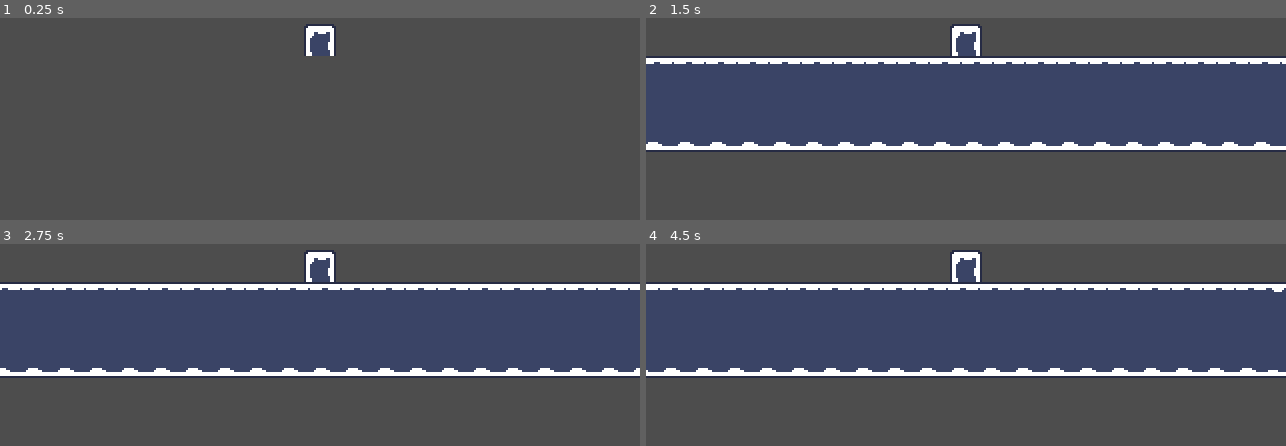
Above: before the commit, frames 1-4 (two rows, left to right).
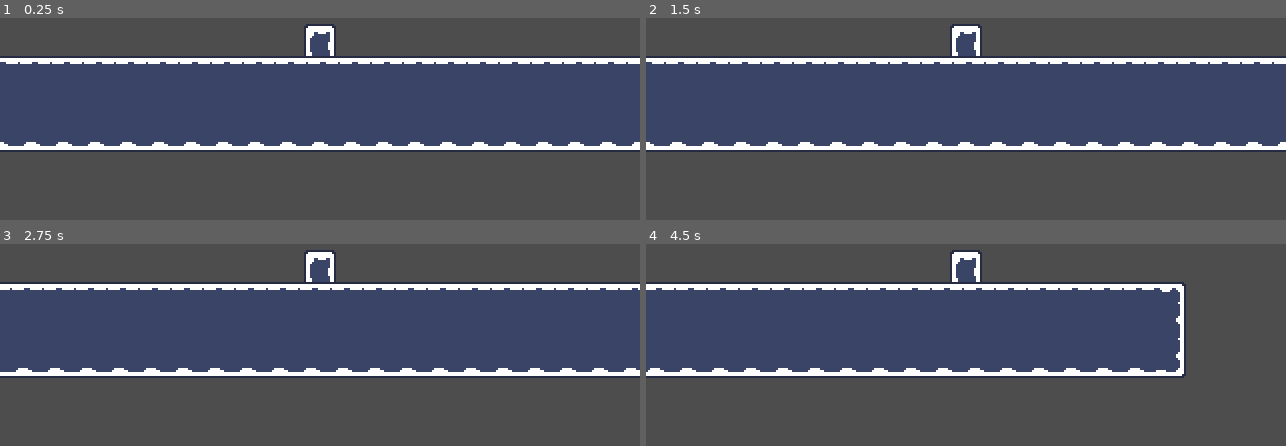
Above: after the commit, the same moments.

Repository: Ninesliced/ludumdare-57
Game: Godot game, scene res://scenes/goyo_scene.tscn
The game is run twice, just before and just after one commit, with the same random seed, the same clock (stepped at 60 frames per second) and the same inputs. This scene is started directly instead of the project's main scene. The engine's default icon, where the game draws it, is replaced by a stand-in: a white triangle on a blue panel in a dark square.
Inputs:
- Up to frame 1 (0.25 s): no input
- Up to frame 2 (1.5 s): hold D (right) from 0.53 s (still down); tap J (burrow, bound only after the commit) at 0.6 s; tap Space (jump) at 0.77, 0.8, 1.07, 1.35 s; tap Enter at 1.25 s
- Up to frame 3 (2.75 s): tap Space (jump) at 1.52, 1.82, 2, 2.3 s; tap J (burrow, bound only after the commit) at 1.55, 2.1 s; release D (right) at 2.03 s; hold A (left) from 2.03 s (still down)
- Up to frame 4 (4.5 s): tap Enter at 2.75 s; release A (left) at 2.78 s; hold D (right) 2.78-4.28 s; tap J (burrow, bound only after the commit) at 2.85, 4.35 s; tap Space (jump) at 3.02, 3.32, 3.5, 3.6, 3.77, 4.07 s; hold A (left) from 4.28 s (still down)

The runs differ from the first frame. In frame 1, 48% of the frame differs, in the area x 0-100%, y 18-67%; in frame 2, 1.5%; in frame 3, 1.7%; in frame 4, 9.4%.

Commit message:
ADD burrow functionnality to player, player can now burrow when pressing x and being on "collision"

Diff:
--- a/project.godot
+++ b/project.godot
@@ -34,6 +34,18 @@
 "events": [Object(InputEventKey,"resource_local_to_scene":false,"resource_name":"","device":-1,"window_id":0,"alt_press …(195 unchanged characters)…
 ]
 }
+up={
+"deadzone": 0.2,
+"events": [Object(InputEventKey,"resource_local_to_scene":false,"resource_name":"","device":-1,"window_id":0,"alt_pressed":false,"shift_pressed":false,"ctrl_pressed":false,"meta_pressed":false,"pressed":false,"keycode":0,"physical_keycode":4194320,"key_label":0,"unicode":0,"location":0,"echo":false,"script":null)
+, Object(InputEventKey,"resource_local_to_scene":false,"resource_name":"","device":-1,"window_id":0,"alt_pressed":false,"shift_pressed":false,"ctrl_pressed":false,"meta_pressed":false,"pressed":false,"keycode":0,"physical_keycode":87,"key_label":0,"unicode":122,"location":0,"echo":false,"script":null)
+]
+}
+down={
+"deadzone": 0.2,
+"events": [Object(InputEventKey,"resource_local_to_scene":false,"resource_name":"","device":-1,"window_id":0,"alt_pressed":false,"shift_pressed":false,"ctrl_pressed":false,"meta_pressed":false,"pressed":false,"keycode":0,"physical_keycode":4194322,"key_label":0,"unicode":0,"location":0,"echo":false,"script":null)
+, Object(InputEventKey,"resource_local_to_scene":false,"resource_name":"","device":-1,"window_id":0,"alt_pressed":false,"shift_pressed":false,"ctrl_pressed":false,"meta_pressed":false,"pressed":false,"keycode":0,"physical_keycode":83,"key_label":0,"unicode":115,"location":0,"echo":false,"script":null)
+]
+}
 right={
 "deadzone": 0.2,
 "events": [Object(InputEventKey,"resource_local_to_scene":false,"resource_name":"","device":-1,"window_id":0,"alt_press …(192 unchanged characters)…
@@ -52,6 +64,17 @@
 , Object(InputEventKey,"resource_local_to_scene":false,"resource_name":"","device":-1,"window_id":0,"alt_pressed":false …(182 unchanged characters)…
 ]
 }
+burrow={
+"deadzone": 0.2,
+"events": [Object(InputEventKey,"resource_local_to_scene":false,"resource_name":"","device":-1,"window_id":0,"alt_pressed":false,"shift_pressed":false,"ctrl_pressed":false,"meta_pressed":false,"pressed":false,"keycode":0,"physical_keycode":74,"key_label":0,"unicode":106,"location":0,"echo":false,"script":null)
+, Object(InputEventKey,"resource_local_to_scene":false,"resource_name":"","device":-1,"window_id":0,"alt_pressed":false,"shift_pressed":false,"ctrl_pressed":false,"meta_pressed":false,"pressed":false,"keycode":0,"physical_keycode":88,"key_label":0,"unicode":120,"location":0,"echo":false,"script":null)
+]
+}
+
+[layer_names]
+
+2d_physics/layer_1="Burrowable"
+2d_physics/layer_2="Wall"
 
 [rendering]
 
--- /dev/null
+++ b/scenes/entities/player/components/player_burrowed_component.gd
@@ -0,0 +1,24 @@
+extends PlayerMovement
+class_name PlayerBurrowedComponent
+
+@export var rotation_speed: float = 600.0
+@export var move_speed : float = 200.0
+var current_direction: Vector2 = Vector2.ZERO
+var last_input_vector: Vector2 = Vector2.ZERO
+
+func set_current_direction(direction: Vector2) -> void:
+	current_direction = direction
+
+func physics_process(delta: float) -> void:
+	var velocity = player.velocity
+	var input_vector = get_input()
+
+	if input_vector != Vector2.ZERO:
+		last_input_vector = input_vector
+
+	current_direction = current_direction.move_toward(last_input_vector, rotation_speed * delta)
+		# current_direction = input_vector.normalized()
+	velocity = velocity.move_toward(current_direction * move_speed, rotation_speed * delta)
+
+	player.velocity = velocity
+	pass
--- /dev/null
+++ b/scenes/entities/player/components/player_burrowed_component.tscn
@@ -0,0 +1,6 @@
+[gd_scene load_steps=2 format=3 uid="uid://cftaabj0iyqv5"]
+
+[ext_resource type="Script" uid="uid://dju6jetuf4m8v" path="res://scenes/entities/player/components/player_burrowed_component.gd" id="1_dknm6"]
+
+[node name="PlayerBurrowedComponent" type="Node"]
+script = ExtResource("1_dknm6")
--- /dev/null
+++ b/scenes/entities/player/components/player_ground_movement_component.gd
@@ -0,0 +1,69 @@
+extends PlayerMovement
+
+class_name PlayerGroundMovement
+
+var _enable_movement: bool = true
+
+@export var move_speed: float = 80.0
+@export var acceleration: float = 80 * 12
+@export var deceleration: float = 80 * 12
+
+@export var jump_height: float = 24.0
+@export var jump_time_to_peak: float = 0.4
+@export var jump_time_to_descent: float = 0.3
+
+@onready var jump_velocity: float = -(2.0 * jump_height) / jump_time_to_peak
+@onready var jump_gravity: float = (-2.0 * jump_height) / (jump_time_to_peak * jump_time_to_peak)
+@onready var fall_gravity: float = (-2.0 * jump_height) / (jump_time_to_descent * jump_time_to_descent)
+
+
+
+var gravity_enabled: bool = true
+
+func _ready() -> void:
+	pass
+
+func set_enable_movement(enable: bool) -> void:
+	_enable_movement = enable
+
+func physics_process(delta: float) -> void:
+	if not _enable_movement:
+		return
+	var velocity = player.velocity
+
+
+	velocity.x = _handle_movement(velocity, delta)
+	if gravity_enabled:
+		velocity.y -= get_gravity(velocity) * delta
+
+	if Input.is_action_just_pressed("jump"):
+		player.request_jump()
+	if player.jump_requested and player.is_on_floor():
+		velocity.y = _jump(velocity)
+
+	if Input.is_action_just_released("jump") and velocity.y < 0.0:
+		velocity.y = velocity.y * 0.5
+
+	player.velocity = velocity
+
+
+
+
+func get_gravity(velocity) -> float:
+	return jump_gravity if velocity.y < 0.0 else fall_gravity
+
+## JUMP functionnality
+
+func _jump(velocity: Vector2) -> float:
+	velocity.y = jump_velocity
+	return velocity.y
+
+
+
+func _handle_movement(velocity: Vector2, delta: float) -> float:
+	var input_vector = get_input()
+	if input_vector.x != 0:
+		velocity.x = velocity.move_toward(input_vector * move_speed, acceleration * delta).x
+	else:
+		velocity.x = velocity.move_toward(Vector2.ZERO, deceleration * delta).x
+	return velocity.x
--- a/scenes/entities/player/components/player_ground_movement_component.tscn
+++ b/scenes/entities/player/components/player_ground_movement_component.tscn
@@ -1,6 +1,6 @@
 [gd_scene load_steps=2 format=3 uid="uid://5ukx8xklkin4"]
 
-[ext_resource type="Script" uid="uid://0xej8ec4n72u" path="res://scenes/entities/player/components/player_movement_component.gd" id="1_bp1d5"]
+[ext_resource type="Script" uid="uid://0xej8ec4n72u" path="res://scenes/entities/player/components/player_ground_movement_component.gd" id="1_bp1d5"]
 
 [node name="PlayerGroundMovementComponent" type="Node"]
 script = ExtResource("1_bp1d5")
--- a/scenes/entities/player/components/player_movement_component.gd
+++ b/scenes/entities/player/components/player_movement_component.gd
@@ -1,72 +1,21 @@
 extends Node
 
-class_name PlayerGroundMovement
+class_name PlayerMovement
 
 @export var player : Player = null
 
-var _enable_movement: bool = true
-
-@export var move_speed: float = 80.0
-@export var acceleration: float = 80 * 12
-@export var deceleration: float = 80 * 12
-
-@export var jump_height: float = 24.0
-@export var jump_time_to_peak: float = 0.4
-@export var jump_time_to_descent: float = 0.3
-
-@onready var jump_velocity: float = -(2.0 * jump_height) / jump_time_to_peak
-@onready var jump_gravity: float = (-2.0 * jump_height) / (jump_time_to_peak * jump_time_to_peak)
-@onready var fall_gravity: float = (-2.0 * jump_height) / (jump_time_to_descent * jump_time_to_descent)
+func physics_process(delta: float) -> void:
+	pass
 
 
-
-var gravity_enabled: bool = true
-
-func _ready() -> void:
-	pass
-
-func set_enable_movement(enable: bool) -> void:
-	_enable_movement = enable
-
-func physics_process(delta: float) -> void:
-	if not _enable_movement:
-		return
-	var velocity = player.velocity
-
-
-	velocity.x = _handle_movement(velocity, delta)
-	if gravity_enabled:
-		velocity.y -= get_gravity(velocity) * delta
-
-	if Input.is_action_just_pressed("_jump"):
-		player.request_jump()
-	if player.jump_requested and player.is_on_floor():
-		velocity.y = _jump(velocity)
-
-	if Input.is_action_just_released("_jump") and velocity.y < 0.0:
-		velocity.y = velocity.y * 0.5
-
-	player.velocity = velocity
-
-
-
-
-func get_gravity(velocity) -> float:
-	return jump_gravity if velocity.y < 0.0 else fall_gravity
-
-## JUMP functionnality
-
-func _jump(velocity: Vector2) -> float:
-	velocity.y = jump_velocity
-	return velocity.y
-
-
-
-func _handle_movement(velocity: Vector2, delta: float) -> float:
+func get_input() -> Vector2:
 	var input_vector = Vector2.ZERO
-	input_vector.x = Input.get_axis("left", "right")
-	if input_vector.x != 0:
-		velocity.x = velocity.move_toward(input_vector * move_speed, acceleration * delta).x
-	else:
-		velocity.x = velocity.move_toward(Vector2.ZERO, deceleration * delta).x
-	return velocity.x
+	if Input.is_action_pressed("right"):
+		input_vector.x += 1
+	if Input.is_action_pressed("left"):
+		input_vector.x -= 1
+	if Input.is_action_pressed("down"):
+		input_vector.y += 1
+	if Input.is_action_pressed("up"):
+		input_vector.y -= 1
+	return input_vector.normalized()
--- /dev/null
+++ b/scenes/entities/player/components/player_movement_component.tscn
@@ -0,0 +1,6 @@
+[gd_scene load_steps=2 format=3 uid="uid://cviqldhv3ycp5"]
+
+[ext_resource type="Script" uid="uid://755rkdgrfcun" path="res://scenes/entities/player/components/player_movement_component.gd" id="1_khmyv"]
+
+[node name="PlayerMovement_tscn" type="Node"]
+script = ExtResource("1_khmyv")
--- /dev/null
+++ b/scenes/entities/player/grounded_detector.gd
@@ -0,0 +1,18 @@
+extends Area2D
+
+class_name GroundedDetector
+
+var _is_grounded: bool = false
+
+func is_grounded() -> bool:
+    return _is_grounded
+
+
+func _on_body_entered(body:Node2D) -> void:
+    _is_grounded = true
+    pass # Replace with function body.
+
+
+func _on_body_exited(body:Node2D) -> void:
+    _is_grounded = false
+    pass # Replace with function body.
--- a/scenes/entities/player/player.gd
+++ b/scenes/entities/player/player.gd
@@ -1,34 +1,75 @@
 extends CharacterBody2D
 class_name Player
+
+@onready var grounded_detector: GroundedDetector = %GroundedDetector
 
 var jump_requested: bool = false
 var coyote_timer: Timer = null
 @export var coyote_time: float = 0.1
 
+var burrow_requested: bool = false
+var burrow_timer: Timer = null
+@export var burrow_time: float = 0.1
+
+var velocity_before_collision : Vector2 = Vector2.ZERO
+
 func _ready():
-    coyote_timer = Timer.new()
-    coyote_timer.wait_time = coyote_time
-    coyote_timer.one_shot = true
-    coyote_timer.timeout.connect(disable_coyote)
-    add_child(coyote_timer)
-    pass
+	_set_coyote()
+	_set_burrow_buffer()
+	pass
 
 func _process(delta):
-    pass
+	pass
 
 func _physics_process(delta):
-    move_and_slide()
-    pass
+	if !is_colliding():
+		velocity_before_collision = velocity
+	move_and_slide()
+
+	pass
+
+func is_colliding() -> bool: ## TEMPORARY
+	var grounded_detector_collisioned = grounded_detector.is_grounded()
+	var player_collisioned = (is_on_floor() or is_on_wall() or is_on_ceiling())
+	return player_collisioned or grounded_detector_collisioned
 
 
+func _set_burrow_buffer():
+	burrow_timer = Timer.new()
+	burrow_timer.wait_time = burrow_time
+	burrow_timer.one_shot = true
+	burrow_timer.timeout.connect(_disable_burrow)
+	add_child(burrow_timer)
+
+func request_burrow() -> void:
+	burrow_requested = true
+	if not burrow_timer.is_stopped():
+		burrow_timer.start()
+	else:
+		burrow_timer.stop()
+		burrow_timer.start()
+
+func _disable_burrow():
+	burrow_timer.stop()
+	burrow_requested = false
+
+#### JUMP
+
+func _set_coyote():
+	coyote_timer = Timer.new()
+	coyote_timer.wait_time = coyote_time
+	coyote_timer.one_shot = true
+	coyote_timer.timeout.connect(_disable_coyote)
+	add_child(coyote_timer)
+
 func request_jump() -> void:
-    jump_requested = true
-    if not coyote_timer.is_stopped():
-        coyote_timer.start()
-    else:
-        coyote_timer.stop()
-        coyote_timer.start()
+	jump_requested = true
+	if not coyote_timer.is_stopped():
+		coyote_timer.start()
+	else:
+		coyote_timer.stop()
+		coyote_timer.start()
 
-func disable_coyote():
-    coyote_timer.stop()
-    jump_requested = false
+func _disable_coyote():
+	coyote_timer.stop()
+	jump_requested = false
--- a/scenes/entities/player/player.tscn
+++ b/scenes/entities/player/player.tscn
@@ -1,17 +1,22 @@
-[gd_scene load_steps=9 format=3 uid="uid://tagu2jmfaknx"]
+[gd_scene load_steps=12 format=3 uid="uid://tagu2jmfaknx"]
 
 [ext_resource type="Texture2D" uid="uid://b1ys7nh5k6woe" path="res://assets/images/frost_spritesheet_16_globs.png" id="1_1hmtu"]
 [ext_resource type="Script" uid="uid://cowhc0ik2u772" path="res://scenes/entities/player/player.gd" id="1_58kc7"]
 [ext_resource type="PackedScene" uid="uid://5ukx8xklkin4" path="res://scenes/entities/player/components/player_ground_movement_component.tscn" id="2_635qg"]
 [ext_resource type="PackedScene" uid="uid://b62c81khntjjv" path="res://addons/state_machine/state_machine.tscn" id="4_bj7e2"]
 [ext_resource type="PackedScene" uid="uid://dbph4hfobefpw" path="res://addons/state_machine/state.tscn" id="5_1murt"]
+[ext_resource type="PackedScene" uid="uid://cftaabj0iyqv5" path="res://scenes/entities/player/components/player_burrowed_component.tscn" id="6_1murt"]
 [ext_resource type="Script" uid="uid://c3g8y5730vrjl" path="res://scenes/entities/player/states/borrowed.gd" id="6_5sj0x"]
 [ext_resource type="Script" uid="uid://j8o233wa8k7s" path="res://scenes/entities/player/states/grounded.gd" id="7_ovg4i"]
+[ext_resource type="Script" uid="uid://bbtpx3uely5l6" path="res://scenes/entities/player/grounded_detector.gd" id="9_5sj0x"]
 
 [sub_resource type="RectangleShape2D" id="RectangleShape2D_1hmtu"]
 size = Vector2(16, 16)
 
+[sub_resource type="RectangleShape2D" id="RectangleShape2D_5sj0x"]
+
 [node name="Player" type="CharacterBody2D"]
+collision_mask = 3
 script = ExtResource("1_58kc7")
 
 [node name="FrostSpritesheet16Globs" type="Sprite2D" parent="."]
@@ -21,14 +26,22 @@
 frame = 4
 
 [node name="CollisionShape2D" type="CollisionShape2D" parent="."]
+visible = false
 shape = SubResource("RectangleShape2D_1hmtu")
 
 [node name="StateMachine" parent="." node_paths=PackedStringArray("initial_state", "entity") instance=ExtResource("4_bj7e2")]
 initial_state = NodePath("Grounded")
 entity = NodePath("..")
 
-[node name="Borrowed" parent="StateMachine" instance=ExtResource("5_1murt")]
+[node name="Burrowed" parent="StateMachine" node_paths=PackedStringArray("playerBurrowedComponent", "collisionShape", "groundedDetector") instance=ExtResource("5_1murt")]
 script = ExtResource("6_5sj0x")
+playerBurrowedComponent = NodePath("PlayerBurrowedComponent")
+collisionShape = NodePath("../../CollisionShape2D")
+groundedDetector = NodePath("../../GroundedDetector")
+
+[node name="PlayerBurrowedComponent" parent="StateMachine/Burrowed" node_paths=PackedStringArray("player") instance=ExtResource("6_1murt")]
+move_speed = 100.0
+player = NodePath("../../..")
 
 [node name="Grounded" parent="StateMachine" node_paths=PackedStringArray("player", "playerGroundMovement") instance=ExtResource("5_1murt")]
 script = ExtResource("7_ovg4i")
@@ -37,3 +50,15 @@
 
 [node name="PlayerGroundMovementComponent" parent="StateMachine/Grounded" node_paths=PackedStringArray("player") instance=ExtResource("2_635qg")]
 player = NodePath("../../..")
+
+[node name="GroundedDetector" type="Area2D" parent="."]
+unique_name_in_owner = true
+collision_mask = 3
+script = ExtResource("9_5sj0x")
+
+[node name="CollisionShape" type="CollisionShape2D" parent="GroundedDetector"]
+shape = SubResource("RectangleShape2D_5sj0x")
+debug_color = Color(0.616123, 0.525215, 0.30918, 0.42)
+
+[connection signal="body_entered" from="GroundedDetector" to="GroundedDetector" method="_on_body_entered"]
+[connection signal="body_exited" from="GroundedDetector" to="GroundedDetector" method="_on_body_exited"]
--- a/scenes/entities/player/states/borrowed.gd
+++ b/scenes/entities/player/states/borrowed.gd
@@ -1 +1,36 @@
 extends State
+
+@export var playerBurrowedComponent: PlayerBurrowedComponent = null
+@export var collisionShape: CollisionShape2D = null
+@export var groundedDetector : GroundedDetector = null
+
+var direction: Vector2 = Vector2.ZERO
+
+func enter():
+	if !entity is Player:
+		print("error: entity is not a Player")
+		return
+	var player = entity as Player
+	direction = player.velocity
+	direction = direction.normalized()
+
+	var angle = rad_to_deg(direction.angle())
+	var roundedAngle = round(angle / 45) * 45
+	angle = deg_to_rad(roundedAngle)
+	direction = Vector2(cos(angle), sin(angle))
+
+	playerBurrowedComponent.last_input_vector = direction
+
+	player.collision_mask = 2
+	print("keep keep_velocity")
+	player.velocity = player.velocity_before_collision
+	print(player.velocity)
+	pass
+
+
+func physic_process(delta: float) -> void:
+	playerBurrowedComponent.physics_process(delta)
+	if (not groundedDetector.is_grounded()):
+		emit_signal("state_finished", self, "grounded")
+		return
+	pass
--- a/scenes/entities/player/states/grounded.gd
+++ b/scenes/entities/player/states/grounded.gd
@@ -6,6 +6,7 @@
 @export var playerGroundMovement : PlayerGroundMovement = null
 
 func enter() -> void:
+    entity.collision_mask = 3
     pass
 
 func process(delta: float) -> void:
@@ -13,4 +14,11 @@
 
 func physic_process(delta: float) -> void:
     playerGroundMovement.physics_process(delta)
+    if Input.is_action_just_pressed("burrow"):
+        player.request_burrow()
+        return
+    if player.burrow_requested and player.is_colliding():
+        print("burrowed")
+        emit_signal("state_finished", self, "burrowed")
+        return
     pass
--- a/scenes/goyo_scene.tscn
+++ b/scenes/goyo_scene.tscn
@@ -148,11 +148,11 @@
 
 [node name="GoyoScene" type="Node2D"]
 
-[node name="Player" parent="." instance=ExtResource("1_413f7")]
-position = Vector2(31, 34)
-
-[node name="Camera2D" type="Camera2D" parent="Player"]
-
 [node name="TileMapLayer" type="TileMapLayer" parent="."]
 tile_map_data = PackedByteArray("AADy/wkAAAAFAAAAAADy/woAAAAFAAEAAADy/wsAAAAFAAIAAADz/wkAAAAGAAAAAADz/woAAAAGAAEAAADz/w …(1696 unchanged characters)…
 tile_set = SubResource("TileSet_fe4wb")
+
+[node name="Player" parent="." instance=ExtResource("1_413f7")]
+position = Vector2(39, 125)
+
+[node name="Camera2D" type="Camera2D" parent="Player"]
Not shown, added: scenes/entities/player/components/player_burrowed_component.gd.uid
Not shown, added: scenes/entities/player/components/player_ground_movement_component.gd.uid
Not shown, changed: scenes/entities/player/components/player_movement_component.gd.uid
Not shown, added: scenes/entities/player/grounded_detector.gd.uid
